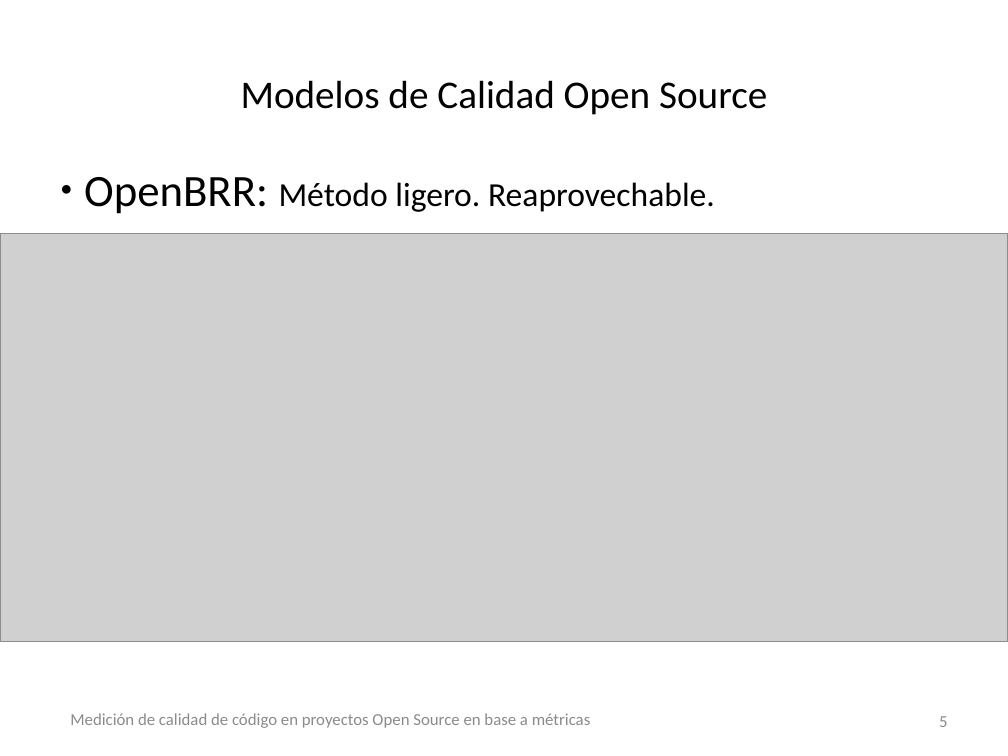
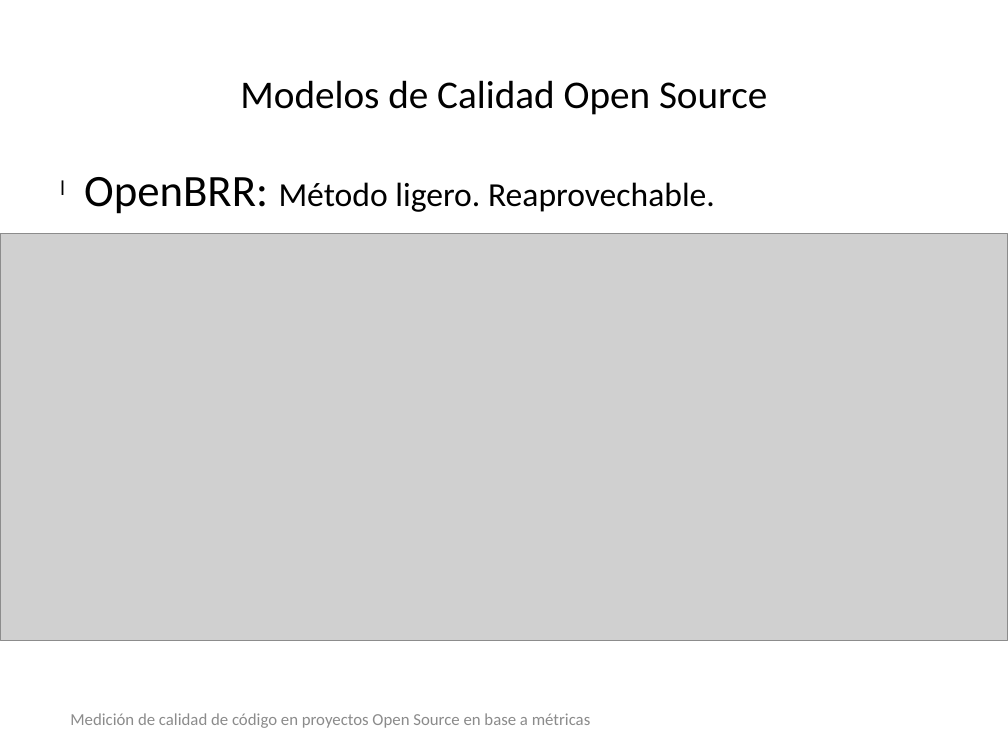
Before and after one commit to sarroutbi/TFE, a slide deck: slide 5 of final_project/presentation/presentation.pptx. Drawn at 1008x756 pixels with LibreOffice and Linux fonts; fonts in the diff are those of the drawing; grey boxes stand for pictures; background and template pictures are left out. Boxes give left, top, right and bottom in pixels: in the first picture for what was removed or moved away, otherwise in the second. Text is boxed around its words. In the diff, an @@ line names an element or a change of style, - is before the commit and + after.

```diff
--- a/final_project/presentation/presentation.pptx
+++ b/final_project/presentation/presentation.pptx
@@ text "OpenBRR: Método ligero. Reaprovechable." at [84,177,715,214]: bullet ● to l @@
@@ page number removed at [939,716,947,727] @@
-5
```
Also in this commit, not shown: 12 other slides changed, 3 slides added.
